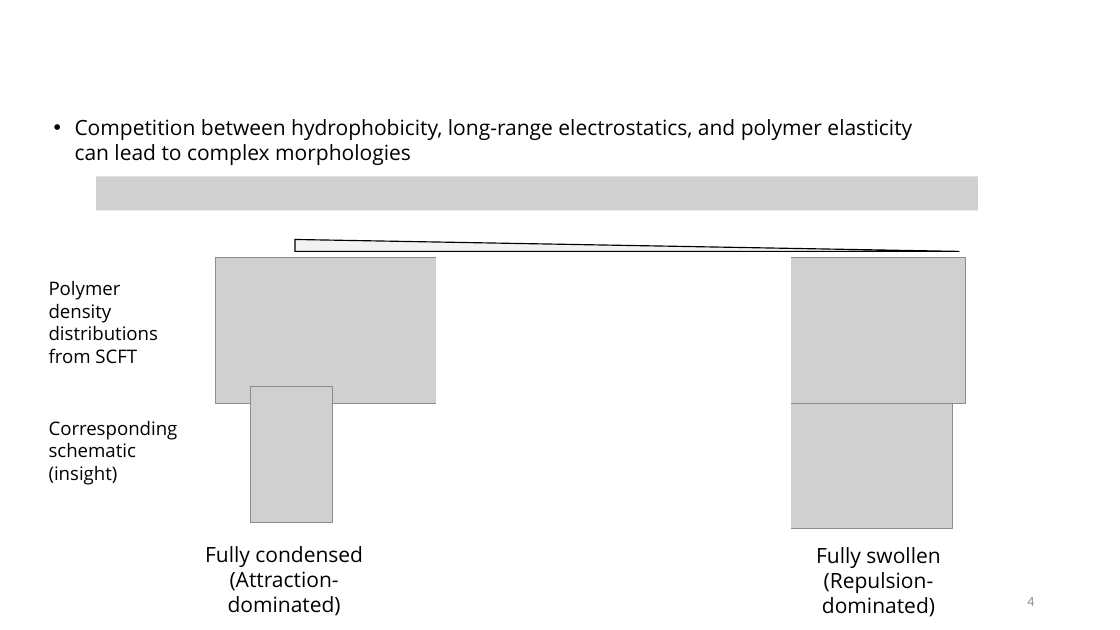
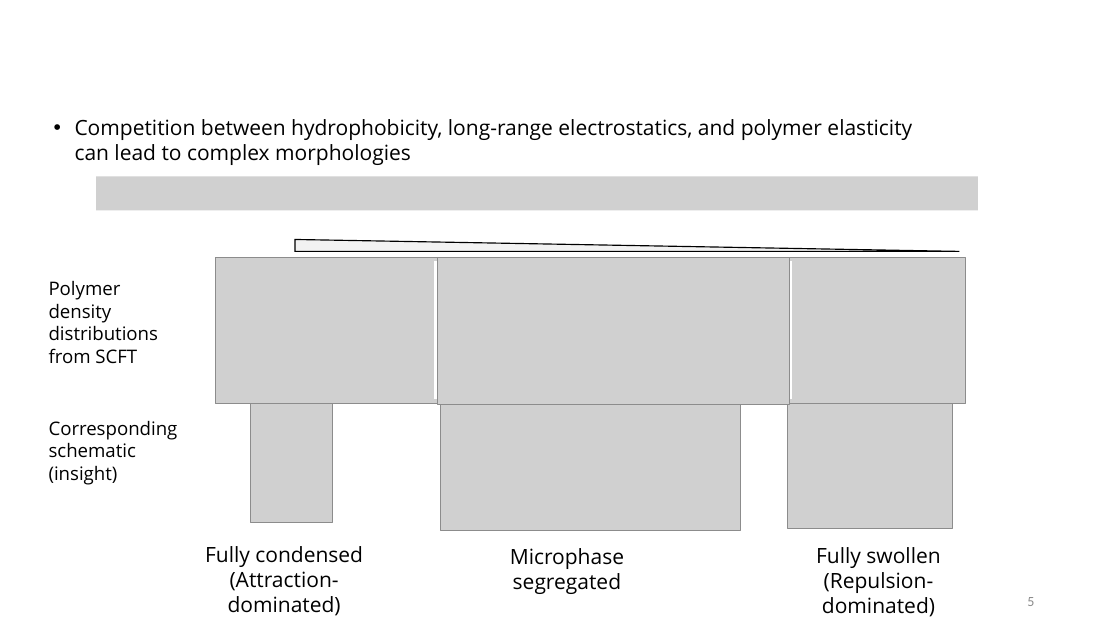
Before and after one commit to tyokokur/presentations, a slide deck: slide 5 of 20240722 NAF Intro.pptx (slide 4 before the commit). Drawn at 1120x630 pixels with LibreOffice and Linux fonts; fonts in the diff are those of the drawing; grey boxes stand for pictures; background and template pictures are left out. Boxes give left, top, right and bottom in pixels: in the first picture for what was removed or moved away, otherwise in the second. Text is boxed around its words. In the diff, an @@ line names an element or a change of style, - is before the commit and + after.

```diff
--- a/20240722 NAF Intro.pptx
+++ b/20240722 NAF Intro.pptx
@@ rectangle: place and size @@
-rectangle at (436, 257, 791, 617)
+rectangle at (435, 261, 791, 398)
@@ picture added at (438, 258, 790, 404) @@
@@ picture added at (441, 395, 740, 530) @@
@@ picture: place and size @@
-picture at (443, 393, 952, 528)
+picture at (788, 393, 952, 528)
@@ text added at (510, 548, 624, 594), 18 pt, text #000000 @@
+Microphase segregated
@@ page number at (1027, 597, 1034, 606): text changed @@
-4
+5
```
Also in this commit, not shown: 5 other slides changed, 3 slides added, 1 slide removed.
